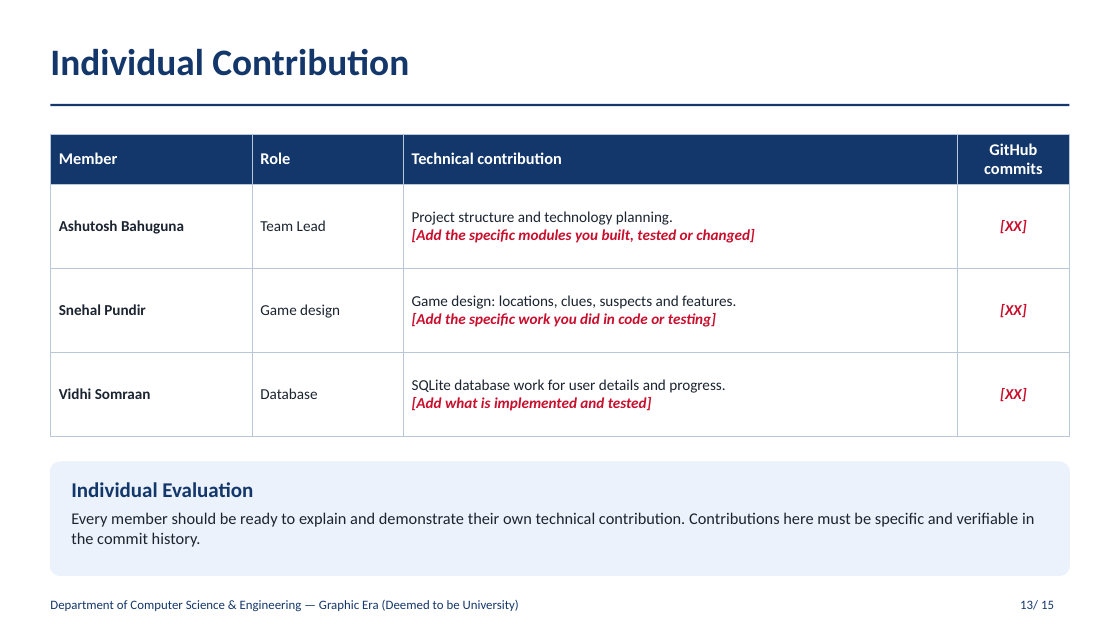
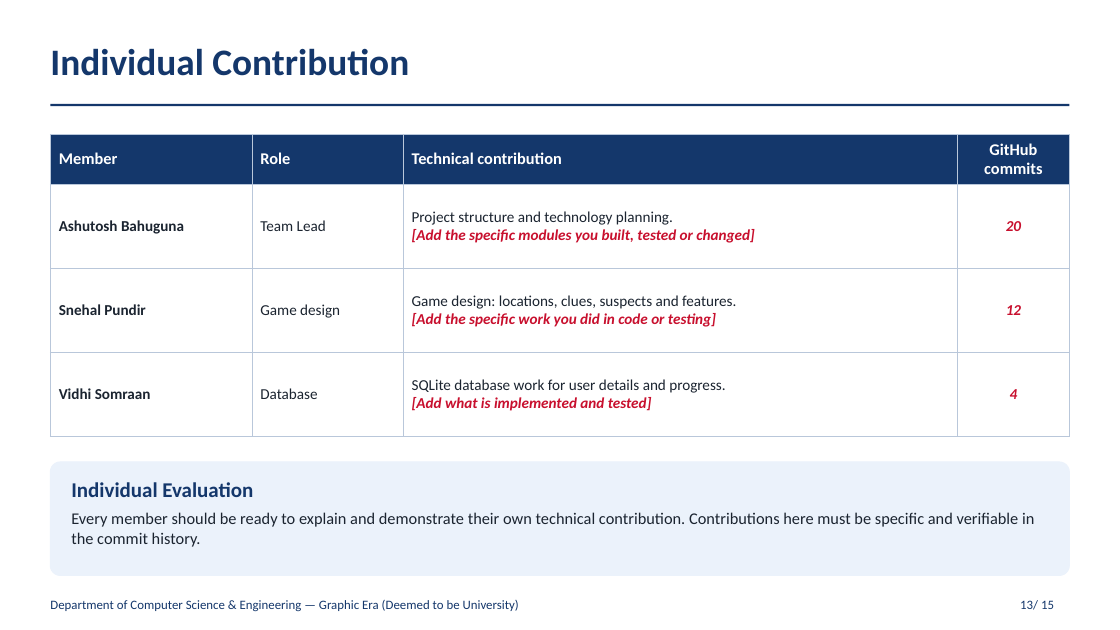
Before and after one commit to AshutoshBahuguna206/PBL-Sem3-DSCPP-, a slide deck: slide 13 of Phase2/detectives_dossier_phase2.pptx. Drawn at 1120x630 pixels with LibreOffice and Linux fonts; fonts in the diff are those of the drawing; background and template pictures are left out. Boxes give left, top, right and bottom in pixels: in the first picture for what was removed or moved away, otherwise in the second. Text is boxed around its words. In the diff, an @@ line names an element or a change of style, - is before the commit and + after.

```diff
--- a/Phase2/detectives_dossier_phase2.pptx
+++ b/Phase2/detectives_dossier_phase2.pptx
@@ table at <box>50,134,1070,436</box> @@
-row 2, column 4: [XX]
+row 2, column 4: 20
-row 3, column 4: [XX]
+row 3, column 4: 12
-row 4, column 4: [XX]
+row 4, column 4: 4
```
Also in this commit, not shown: 5 other slides changed.
